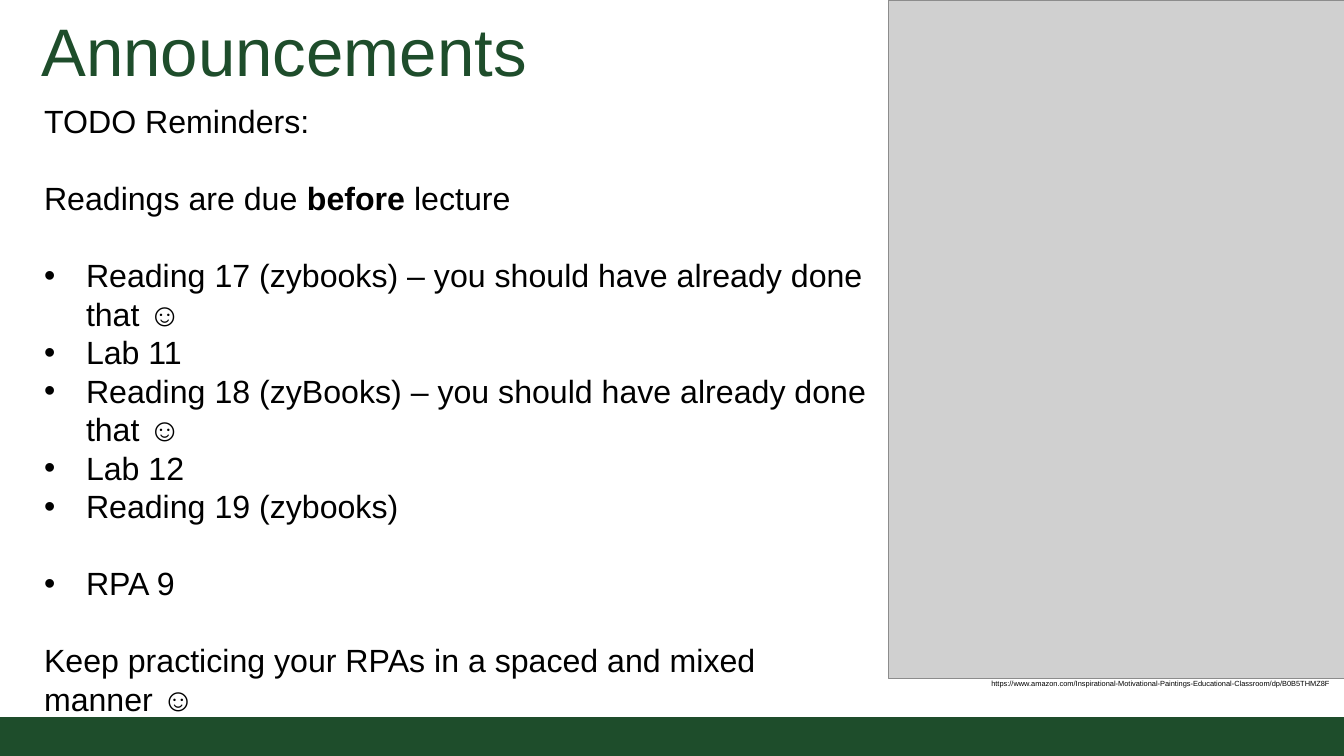
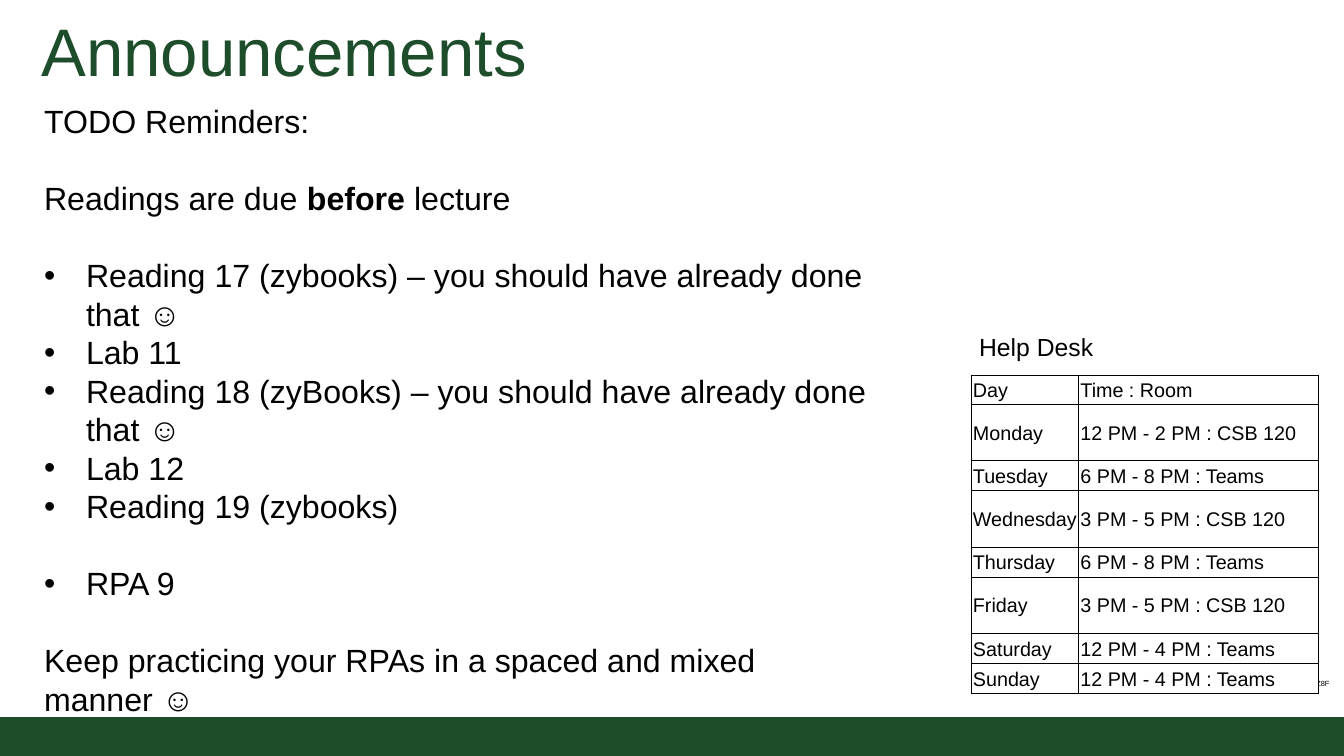
Before and after one commit to CSU-CompSci-CS163-4/Handouts, a slide deck: slide 3 of slides/On-Campus/09_02_Exceptions.pptx (slide 2 before the commit). Drawn at 1344x756 pixels with LibreOffice and Linux fonts; fonts in the diff are those of the drawing; grey boxes stand for pictures; background and template pictures are left out. Boxes give left, top, right and bottom in pixels: in the first picture for what was removed or moved away, otherwise in the second. Text is boxed around its words. In the diff, an @@ line names an element or a change of style, - is before the commit and + after.

```diff
--- a/slides/On-Campus/09_02_Exceptions.pptx
+++ b/slides/On-Campus/09_02_Exceptions.pptx
@@ picture removed at (889,0,1344,678) @@
@@ text added at (979,338,1093,361), 20 pt, text #000000 @@
+Help Desk
@@ table added at (971,376,1319,694), 8 rows, 2 columns @@
+Day | Time : Room
+Monday | 12 PM - 2 PM : CSB 120
+Tuesday | 6 PM - 8 PM : Teams
+Wednesday | 3 PM - 5 PM : CSB 120
+Thursday | 6 PM - 8 PM : Teams
+Friday | 3 PM - 5 PM : CSB 120
+Saturday | 12 PM - 4 PM : Teams
+Sunday | 12 PM - 4 PM : Teams
```
Also in this commit, not shown: 1 slide added, 1 other file.
